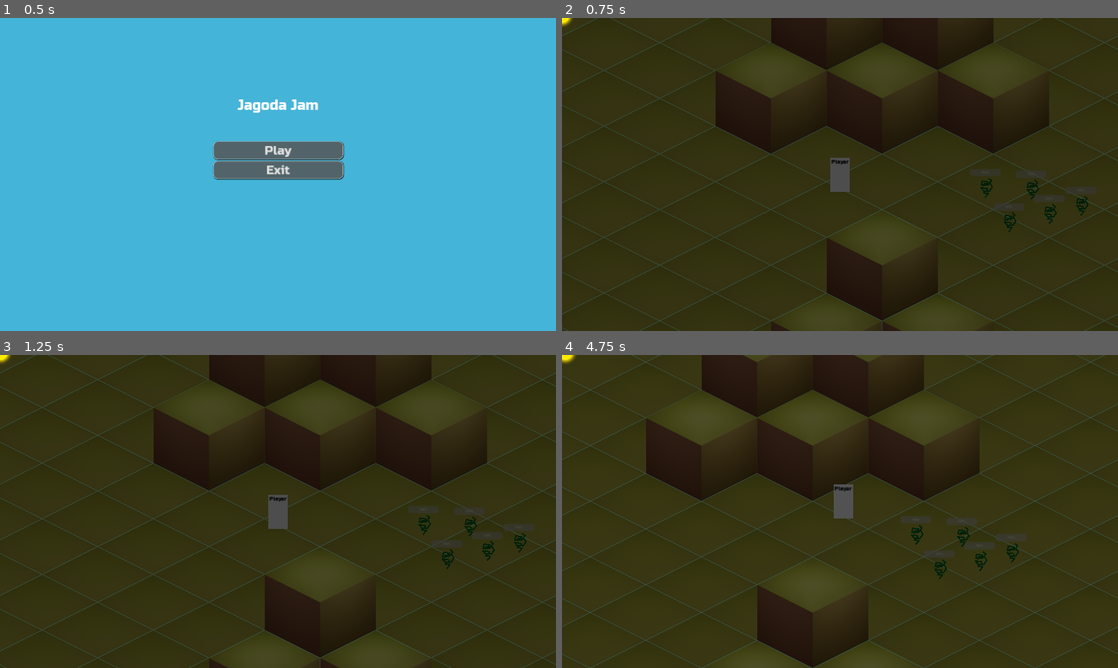
Above: before the commit, frames 1-4 (two rows, left to right).
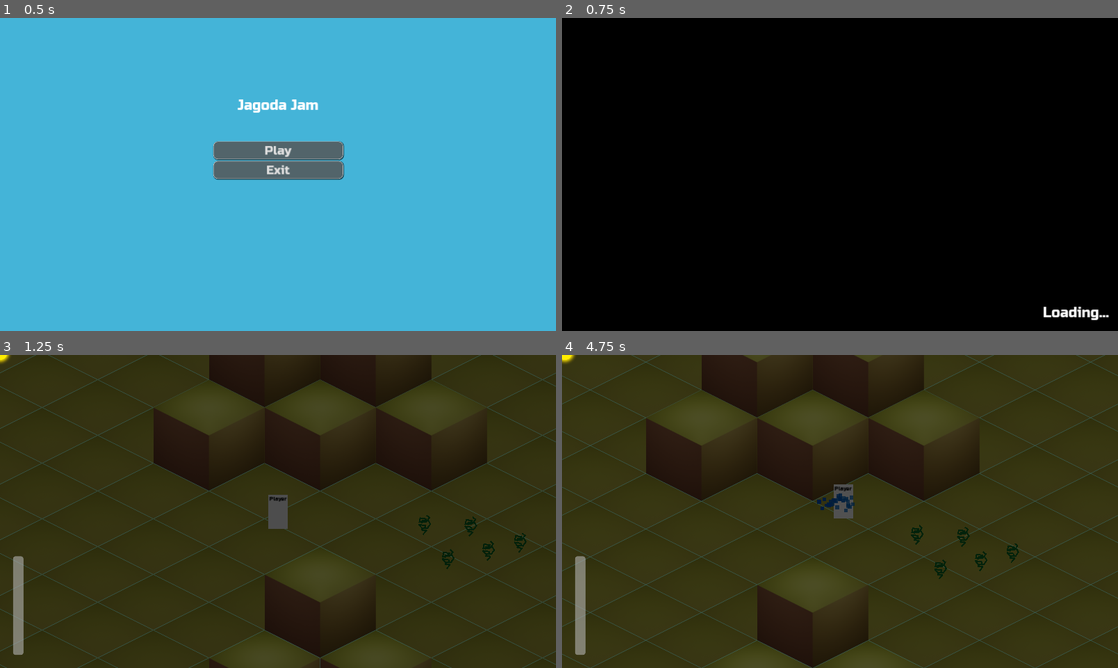
Above: after the commit, the same moments.

Repository: lorentzo/jagoda-jam
Game: Godot game, scene res://Scenes/MainMenu.tscn
The game is run twice, just before and just after one commit, with the same random seed, the same clock (stepped at 60 frames per second) and the same inputs.
Inputs:
- Up to frame 1 (0.5 s): no input
- Up to frame 2 (0.75 s): click "Play" at 0.5 s
- Up to frame 3 (1.25 s): no input
- Up to frame 4 (4.75 s): hold Right (walk-right) 1.28-2.03 s; hold Space (use-item, bound only after the commit) 1.28-2.03 s; hold Down (walk-down) 2.03-2.78 s; tap Space (use-item, bound only after the commit) at 2.1, 3.6 s; hold Right (walk-right) 2.78-3.53 s; hold Space (use-item, bound only after the commit) 2.78-3.53 s; hold Up (walk-up) 3.53-4.28 s; hold Left (walk-left) from 4.28 s (still down); hold Space (use-item, bound only after the commit) from 4.28 s (still down)

Frame 1 is identical in both runs. In frame 2, 100% of the frame differs, in the area x 0-100%, y 0-100%; in frame 3, 0.7%; in frame 4, 1.2%.

Commit message:
Add plant refreshing mechanics (#18)

Diff:
--- a/jagoda/Scenes/Game.gd
+++ b/jagoda/Scenes/Game.gd
@@ -18,11 +18,28 @@
 signal day_changed
 
 func _ready():
+	sun_intensity_changed.connect($Player.on_sun_intensity_changed)
+	$Player.player_freshness_changed.connect(self._on_player_freshness_changed)
+
 	for plant in get_tree().get_nodes_in_group("plant"):
 		sun_intensity_changed.connect(plant.on_sun_intensity_changed)
 		day_changed.connect(plant.on_day_changed)
 
 	day_changed.emit()
+	loading.on_loading_start.connect(self._on_loading_start)
+
+func _on_loading_start():
+	$Player/Camera2D.queue_free()
+	$HUD.hide()
+	$ThemePlayer.stop()
+	self.hide()
+
+func _on_player_freshness_changed(freshness):
+	$HUD/PlayerFreshnessBar.value = freshness
+
+func _input(event):
+	if event.is_action_pressed("pause"):
+		self._pause()
 
 func _process(delta):
 	var day_progress: float = min(time_passed / DAY_LENGTH_SECONDS, 1)
@@ -36,3 +53,6 @@
 	if is_equal_approx(day_progress, 1):
 		self.hide()
 		loading.load_scene(MAIN_MENU_SCENE)
+
+func _pause():
+	$HUD/PauseMenu.show()
--- a/jagoda/Scenes/Game.tscn
+++ b/jagoda/Scenes/Game.tscn
@@ -6,8 +6,10 @@
 [ext_resource type="AudioStream" uid="uid://cha4kgf62hkx0" path="res://Assets/Sound/theme.ogg" id="4_8ifn4"]
 [ext_resource type="PackedScene" uid="uid://ctkkf7cs18f3e" path="res://Scenes/Plant.tscn" id="5_7g35u"]
 [ext_resource type="Texture2D" uid="uid://dtxdtxlg4c72f" path="res://Assets/sun_shiny.png" id="6_mt8ms"]
+[ext_resource type="PackedScene" uid="uid://c32dlq6uur6e3" path="res://Scenes/PauseMenu.tscn" id="7_v1sht"]
 
 [node name="Game" type="Node2D"]
+process_mode = 1
 script = ExtResource("1_fxwml")
 
 [node name="TileMap" type="TileMap" parent="."]
@@ -57,3 +59,20 @@
 position = Vector2(0, -5)
 scale = Vector2(0.3, 0.3)
 texture = ExtResource("6_mt8ms")
+
+[node name="PauseMenu" parent="HUD" instance=ExtResource("7_v1sht")]
+visible = false
+
+[node name="PlayerFreshnessBar" type="ProgressBar" parent="HUD"]
+anchors_preset = 2
+anchor_top = 1.0
+anchor_bottom = 1.0
+offset_left = 30.0
+offset_top = -257.0
+offset_right = 54.0
+offset_bottom = -30.0
+grow_vertical = 0
+step = 1.0
+value = 50.0
+fill_mode = 3
+show_percentage = false
--- a/jagoda/Scenes/Loading.gd
+++ b/jagoda/Scenes/Loading.gd
@@ -1,8 +1,13 @@
 extends Control
+
+@export var min_loading_time: float = 0.5
 
 @onready var tree = get_tree()
 
+signal on_loading_start
+
 var path = null
+var loading_time = 0
 
 func _ready():
 	self._stop()
@@ -11,14 +16,17 @@
 	if self.path == null:
 		return
 
-	var status = ResourceLoader.load_threaded_get_status(self.path)
-	if status == ResourceLoader.THREAD_LOAD_LOADED:
-		var scene = ResourceLoader.load_threaded_get(self.path)
-		tree.change_scene_to_packed(scene)
-		self._stop()
-	elif status == ResourceLoader.THREAD_LOAD_INVALID_RESOURCE or status == ResourceLoader.THREAD_LOAD_FAILED:
-		print("Loading %s failed." % self.path)
-		tree.quit(1)
+	if loading_time >= min_loading_time:
+		var status = ResourceLoader.load_threaded_get_status(self.path)
+		if status == ResourceLoader.THREAD_LOAD_LOADED:
+			var scene = ResourceLoader.load_threaded_get(self.path)
+			tree.change_scene_to_packed(scene)
+			self._stop()
+		elif status == ResourceLoader.THREAD_LOAD_INVALID_RESOURCE or status == ResourceLoader.THREAD_LOAD_FAILED:
+			print("Loading %s failed." % self.path)
+			tree.quit(1)
+
+	self.loading_time += delta
 
 func _stop():
 	self.path = null
@@ -26,7 +34,11 @@
 	set_process(false)
 
 func load_scene(path):
+	self.loading_time = 0
 	self.path = path
 	ResourceLoader.load_threaded_request(self.path)
+
+	self.on_loading_start.emit()
+
 	self.show()
 	set_process(true)
--- a/jagoda/Scenes/MainMenu.gd
+++ b/jagoda/Scenes/MainMenu.gd
@@ -3,6 +3,10 @@
 const GAME_SCENE: String = "res://Scenes/Game.tscn"
 
 @onready var loading = get_node("/root/Loading")
+
+func _ready():
+	if OS.get_name() != "Web":
+		$MainVBox/MenuVBox/ExitButton.show()
 
 func _on_play_button_pressed():
 	self.hide()
--- a/jagoda/Scenes/MainMenu.tscn
+++ b/jagoda/Scenes/MainMenu.tscn
@@ -43,6 +43,7 @@
 text = "Play"
 
 [node name="ExitButton" type="Button" parent="MainVBox/MenuVBox"]
+visible = false
 layout_mode = 2
 theme = ExtResource("2_xgybe")
 text = "Exit"
--- /dev/null
+++ b/jagoda/Scenes/PauseMenu.gd
@@ -0,0 +1,23 @@
+extends Control
+
+const MAIN_MENU_SCENE: String = "res://Scenes/MainMenu.tscn"
+
+@onready var loading = get_node("/root/Loading")
+
+func _on_visibility_changed():
+	var tree = get_tree()
+	if tree == null:
+		return
+	tree.paused = self.visible
+
+func _input(event):
+	if self.visible and event.is_action_pressed("pause"):
+		self.accept_event()
+		self.hide()
+
+func _on_resume_button_pressed():
+	self.hide()
+
+func _on_exit_button_pressed():
+	self.hide()
+	loading.load_scene(MAIN_MENU_SCENE)
--- /dev/null
+++ b/jagoda/Scenes/PauseMenu.tscn
@@ -0,0 +1,52 @@
+[gd_scene load_steps=3 format=3 uid="uid://c32dlq6uur6e3"]
+
+[ext_resource type="Theme" uid="uid://dh2skylq4em3t" path="res://Themes/MainMenu.tres" id="1_c48vi"]
+[ext_resource type="Script" path="res://Scenes/PauseMenu.gd" id="1_mpvl5"]
+
+[node name="PauseMenu" type="Control"]
+process_mode = 2
+layout_mode = 3
+anchors_preset = 15
+anchor_right = 1.0
+anchor_bottom = 1.0
+grow_horizontal = 2
+grow_vertical = 2
+script = ExtResource("1_mpvl5")
+
+[node name="VBoxContainer2" type="VBoxContainer" parent="."]
+layout_mode = 1
+anchors_preset = 8
+anchor_left = 0.5
+anchor_top = 0.5
+anchor_right = 0.5
+anchor_bottom = 0.5
+offset_left = -61.0
+offset_top = -34.0
+offset_right = 61.0
+offset_bottom = 34.0
+grow_horizontal = 2
+grow_vertical = 2
+theme_override_constants/separation = 64
+
+[node name="Label" type="Label" parent="VBoxContainer2"]
+layout_mode = 2
+theme = ExtResource("1_c48vi")
+theme_override_font_sizes/font_size = 64
+text = "Pause"
+
+[node name="VBoxContainer" type="VBoxContainer" parent="VBoxContainer2"]
+layout_mode = 2
+
+[node name="ResumeButton" type="Button" parent="VBoxContainer2/VBoxContainer"]
+layout_mode = 2
+theme = ExtResource("1_c48vi")
+text = "Resume"
+
+[node name="ExitButton" type="Button" parent="VBoxContainer2/VBoxContainer"]
+layout_mode = 2
+theme = ExtResource("1_c48vi")
+text = "Exit"
+
+[connection signal="visibility_changed" from="." to="." method="_on_visibility_changed"]
+[connection signal="pressed" from="VBoxContainer2/VBoxContainer/ResumeButton" to="." method="_on_resume_button_pressed"]
+[connection signal="pressed" from="VBoxContainer2/VBoxContainer/ExitButton" to="." method="_on_exit_button_pressed"]
--- a/jagoda/Scenes/Plant.gd
+++ b/jagoda/Scenes/Plant.gd
@@ -1,9 +1,11 @@
-extends Sprite2D
+class_name Plant
+extends Area2D
 
+const MAX_FRESHNESS: float = 100.0
 const MAX_FRESHNESS_LOST_PER_SECOND: float = 0.5
 const DAY_MULTIPLIER_DEVIATION: float = 0.5
 
-var freshness: float = 100
+var freshness: float = MAX_FRESHNESS
 var current_sun_intensity = 0
 var day_multiplier: float = 1.0
 
@@ -20,6 +22,12 @@
 func _die():
 	queue_free()
 
+func refresh(additional_freshness):
+	self.freshness = min(self.freshness + additional_freshness, MAX_FRESHNESS)
+
+func set_freshness_visible(value: bool):
+	$ProgressBar.visible = value
+
 func on_sun_intensity_changed(sun_intensity):
 	self.current_sun_intensity = sun_intensity
 
--- a/jagoda/Scenes/Plant.tscn
+++ b/jagoda/Scenes/Plant.tscn
@@ -1,8 +1,12 @@
-[gd_scene load_steps=2 format=3 uid="uid://ctkkf7cs18f3e"]
+[gd_scene load_steps=3 format=3 uid="uid://ctkkf7cs18f3e"]
 
 [ext_resource type="Script" path="res://Scenes/Plant.gd" id="1_wccxx"]
 
-[node name="Plant" type="Sprite2D" groups=["plant"]]
+[sub_resource type="CapsuleShape2D" id="CapsuleShape2D_8daej"]
+radius = 15.0
+height = 48.0
+
+[node name="Plant" type="Area2D" groups=["plant"]]
 y_sort_enabled = true
 script = ExtResource("1_wccxx")
 
@@ -13,6 +17,7 @@
 default_color = Color(0, 0.419608, 0.137255, 1)
 
 [node name="ProgressBar" type="ProgressBar" parent="."]
+visible = false
 anchors_preset = 8
 anchor_left = 0.5
 anchor_top = 0.5
@@ -27,3 +32,7 @@
 theme_override_font_sizes/font_size = 7
 step = 1.0
 value = 100.0
+
+[node name="CollisionShape2D" type="CollisionShape2D" parent="."]
+position = Vector2(2, -24)
+shape = SubResource("CapsuleShape2D_8daej")
--- a/jagoda/Scenes/Player.gd
+++ b/jagoda/Scenes/Player.gd
@@ -1,6 +1,17 @@
+class_name Player
 extends CharacterBody2D
 
 const WALK_SPEED = 150.0
+const MAX_FRESHNESS_LOST_PER_SECOND = 1.0
+
+signal player_freshness_changed(freshness)
+
+var freshness: float = 100
+var current_sun_intensity = 0
+var visible_plants: Dictionary = {}
+
+func on_sun_intensity_changed(sun_intensity):
+	self.current_sun_intensity = sun_intensity
 
 func _physics_process(delta):
 	var walk_velocity = Vector2.ZERO
@@ -15,6 +26,32 @@
 	elif Input.is_action_pressed("walk-down"):
 		walk_velocity.y = 1
 
+	if Input.is_action_pressed("use-item"):
+		if not $WaterParticles.emitting:
+			$WaterParticles.emitting = true
+		for plant in self.visible_plants.keys():
+			plant.refresh(5.0 * delta)
+	else:
+		if $WaterParticles.emitting:
+			$WaterParticles.emitting = false
+
+	if walk_velocity.x != 0:
+		$RefreshArea.scale.x = walk_velocity.x
+		$WaterParticles.position.x = abs($WaterParticles.position.x) * walk_velocity.x
+		$WaterParticles.scale.x = walk_velocity.x
+
 	self.velocity = walk_velocity.normalized() * WALK_SPEED
+	move_and_slide()
 
-	move_and_slide()
+	var freshness_lost_per_second = self.current_sun_intensity * MAX_FRESHNESS_LOST_PER_SECOND
+	self.freshness = max(self.freshness - freshness_lost_per_second * delta, 0)
+	self.player_freshness_changed.emit(self.freshness)
+
+func _on_refresh_area_area_entered(area):
+	if area is Plant:
+		area.set_freshness_visible(true)
+		self.visible_plants[area] = true
+
+func _on_refresh_area_area_exited(area):
+	if self.visible_plants.erase(area):
+		area.set_freshness_visible(false)
--- a/jagoda/Scenes/Player.tscn
+++ b/jagoda/Scenes/Player.tscn
@@ -6,6 +6,12 @@
 [sub_resource type="CapsuleShape2D" id="CapsuleShape2D_pyes3"]
 radius = 22.0
 height = 74.0
+
+[sub_resource type="RectangleShape2D" id="RectangleShape2D_8ctm2"]
+size = Vector2(107, 113)
+
+[sub_resource type="Gradient" id="Gradient_2v5sl"]
+colors = PackedColorArray(0.219608, 0.780392, 1, 1, 0.109804, 1, 1, 0.65098)
 
 [node name="Player" type="CharacterBody2D"]
 y_sort_enabled = true
@@ -45,3 +51,31 @@
 theme_override_fonts/font = ExtResource("1_b7613")
 theme_override_font_sizes/font_size = 12
 text = "Player"
+
+[node name="RefreshArea" type="Area2D" parent="."]
+
+[node name="CollisionShape2D" type="CollisionShape2D" parent="RefreshArea"]
+position = Vector2(63.5, 0)
+shape = SubResource("RectangleShape2D_8ctm2")
+
+[node name="WaterParticles" type="CPUParticles2D" parent="."]
+position = Vector2(41, 8)
+emitting = false
+amount = 32
+lifetime = 0.6
+randomness = 0.5
+lifetime_randomness = 0.1
+fract_delta = false
+emission_shape = 1
+emission_sphere_radius = 20.0
+direction = Vector2(1.5, 1)
+gravity = Vector2(0, 98)
+initial_velocity_min = 5.0
+initial_velocity_max = 50.0
+scale_amount_min = 7.0
+scale_amount_max = 10.0
+color = Color(0, 0.419608, 0.756863, 1)
+color_ramp = SubResource("Gradient_2v5sl")
+
+[connection signal="area_entered" from="RefreshArea" to="." method="_on_refresh_area_area_entered"]
+[connection signal="area_exited" from="RefreshArea" to="." method="_on_refresh_area_area_exited"]
--- a/jagoda/project.godot
+++ b/jagoda/project.godot
@@ -46,6 +46,16 @@
 "events": [Object(InputEventKey,"resource_local_to_scene":false,"resource_name":"","device":0,"window_id":0,"alt_presse …(181 unchanged characters)…
 ]
 }
+pause={
+"deadzone": 0.0,
+"events": [Object(InputEventKey,"resource_local_to_scene":false,"resource_name":"","device":0,"window_id":0,"alt_pressed":false,"shift_pressed":false,"ctrl_pressed":false,"meta_pressed":false,"pressed":false,"keycode":0,"physical_keycode":4194305,"key_label":0,"unicode":0,"echo":false,"script":null)
+]
+}
+use-item={
+"deadzone": 0.0,
+"events": [Object(InputEventKey,"resource_local_to_scene":false,"resource_name":"","device":-1,"window_id":0,"alt_pressed":false,"shift_pressed":false,"ctrl_pressed":false,"meta_pressed":false,"pressed":false,"keycode":0,"physical_keycode":32,"key_label":0,"unicode":32,"echo":false,"script":null)
+]
+}
 
 [rendering]
 
Not shown: 1 places in jagoda/Scenes/Game.tscn that only renumber resources
Not shown: 1 places in jagoda/Scenes/Player.tscn that only renumber resources
